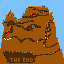
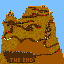
The second 64×64 image is a revision of the first. Changes to its layers:
painted on "level" over [0,7,59,64]
